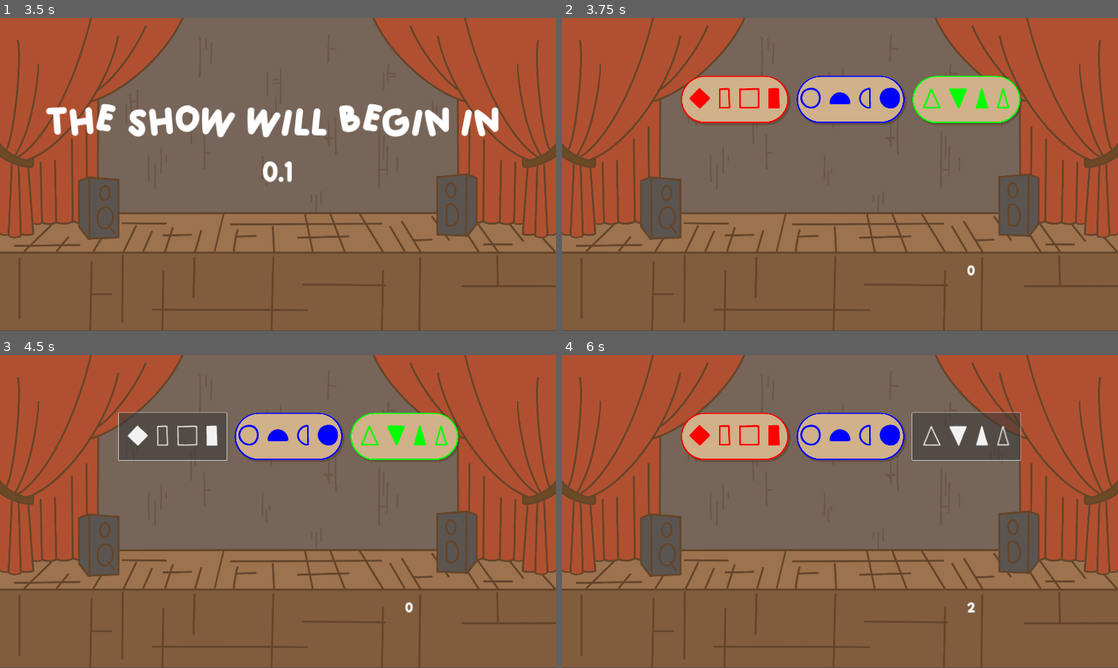
Above: before the commit, frames 1-4 (two rows, left to right).
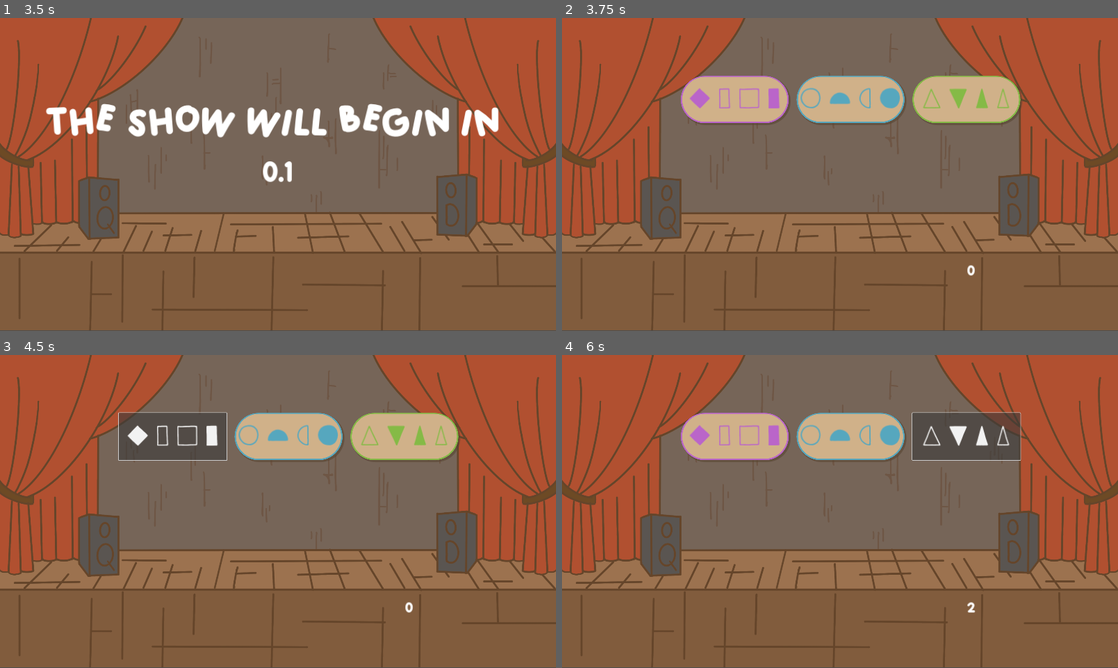
Above: after the commit, the same moments.

Repository: IridescenceFR/GlobalGameJam2024
Game: Godot game, scene res://Scenes/Main.tscn
Two runs of this game, one before a commit and one after it. Both use one fixed random seed, a clock stepped at 60 frames per second and the inputs below.
Inputs:
- Up to frame 1 (3.5 s): click "START" at 0.5 s; hold A (q_key_show) 1.28-2.03 s; tap S (s_key_suppress) at 2.1 s; hold A (q_key_show) from 2.78 s (still down)
- Up to frame 2 (3.75 s): release A (q_key_show) at 3.53 s; tap S (s_key_suppress) at 3.6 s
- Up to frame 3 (4.5 s): click "Y e a E" at 4.25 s
- Up to frame 4 (6 s): click "q Z s Q" at 5 s; click "m V N n" at 5.75 s

Frame 1 is identical in both runs. In frame 2, 1.9% of the frame differs, in the area x 21-83%, y 18-34%; in frame 3, 1.2%; in frame 4, 1.3%.

Commit message:
EG:code: ajout de couleurs

Diff:
--- a/Scenes/bubble.tscn
+++ b/Scenes/bubble.tscn
@@ -36,4 +36,10 @@
 text_direction = 1
 script = ExtResource("1_w28qf")
 
+[node name="hideJoke" type="Timer" parent="."]
+wait_time = 100.0
+one_shot = true
+autostart = true
+
 [connection signal="pressed" from="." to="." method="_on_pressed"]
+[connection signal="timeout" from="hideJoke" to="." method="_on_hide_joke_timeout"]
--- a/scripts/bubble.gd
+++ b/scripts/bubble.gd
@@ -14,24 +14,24 @@
 func connect_to_parent(parent, given_color):
 	if (given_color == 0) :
 		self.text = "Y e a E"
-		self.add_theme_color_override("font_color", Color(255,0,0,2))
+		self.add_theme_color_override("font_color", Color("#ba65c9"))
 		var new_stylebox_normal = self.get_theme_stylebox("normal").duplicate()
 		new_stylebox_normal.border_width_top = 3
-		new_stylebox_normal.border_color = Color(255, 0, 0)
+		new_stylebox_normal.border_color = Color("#ba65c9")
 		self.add_theme_stylebox_override("normal", new_stylebox_normal)
 	if (given_color == 1) :
 		self.text = "m V N n"
-		self.add_theme_color_override("font_color", Color(0,255,0,2))
+		self.add_theme_color_override("font_color", Color("#85ba46"))
 		var new_stylebox_normal = self.get_theme_stylebox("normal").duplicate()
 		new_stylebox_normal.border_width_top = 3
-		new_stylebox_normal.border_color = Color(0, 255, 0)
+		new_stylebox_normal.border_color = Color("#85ba46")
 		self.add_theme_stylebox_override("normal", new_stylebox_normal)
 	if (given_color == 2) :
 		self.text = "q Z s Q"
-		self.add_theme_color_override("font_color", Color(0,0,255,2))
+		self.add_theme_color_override("font_color",  Color("#56a7be"))
 		var new_stylebox_normal = self.get_theme_stylebox("normal").duplicate()
 		new_stylebox_normal.border_width_top = 3
-		new_stylebox_normal.border_color = Color(0, 0, 255)
+		new_stylebox_normal.border_color = Color("#56a7be")
 		self.add_theme_stylebox_override("normal", new_stylebox_normal)
 	if (parent) :
 		self.player_joke.connect(parent._on_bubble_player_joke)
Not shown: 1 places in Scenes/hud.tscn that only renumber resources
